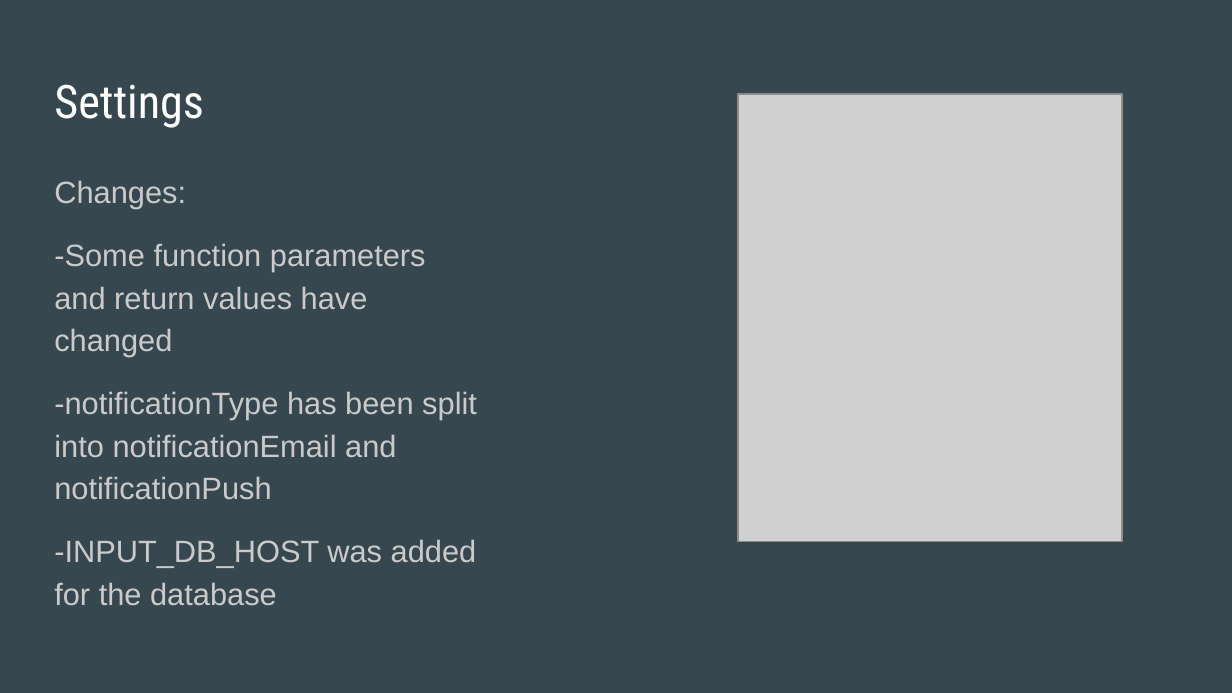
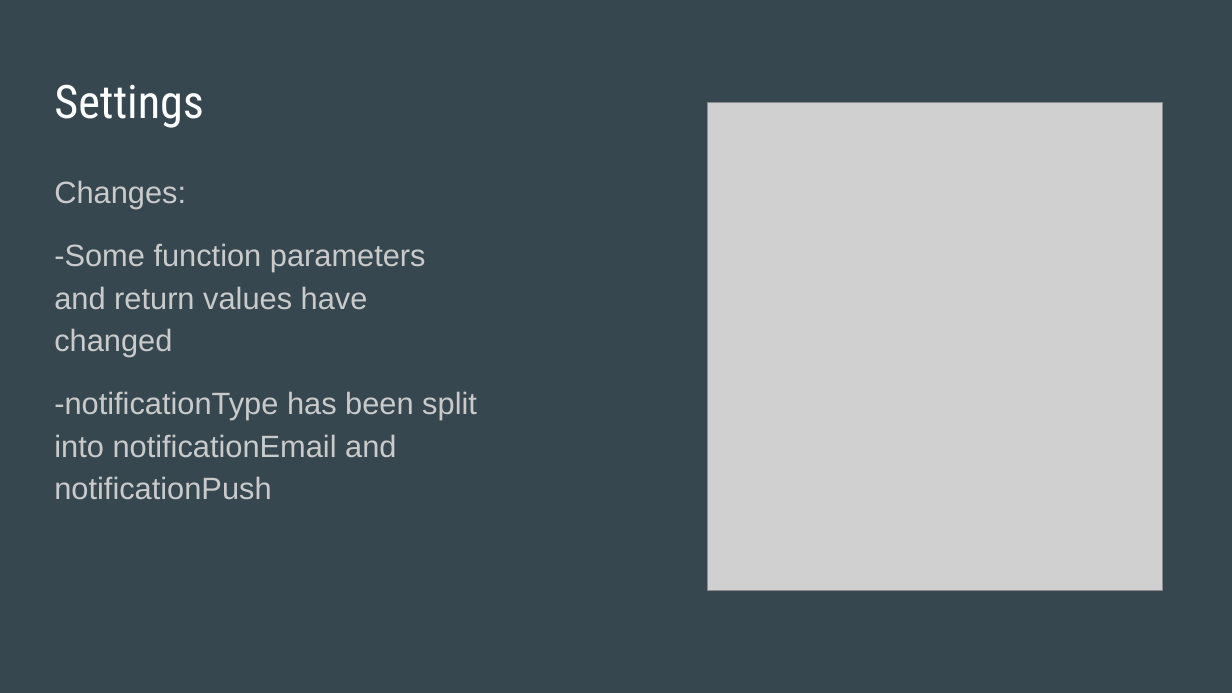
Before and after one commit to MatthewSpitzley/SimpleScheduler, a slide deck: slide 10 of documentation/Simple Scheduler Update Presentation.pptx (slide 8 before the commit). Drawn at 1232x693 pixels with LibreOffice and Linux fonts; fonts in the diff are those of the drawing; grey boxes stand for pictures. Boxes give left, top, right and bottom in pixels: in the first picture for what was removed or moved away, otherwise in the second. Text is boxed around its words. In the diff, an @@ line names an element or a change of style, - is before the commit and + after.

```diff
--- a/documentation/Simple Scheduler Update Presentation.pptx
+++ b/documentation/Simple Scheduler Update Presentation.pptx
@@ picture: place and size @@
-picture at <box>738,94,1122,541</box>
+picture at <box>708,102,1163,590</box>
@@ text at <box>54,539,477,605</box>: paragraph removed @@
--INPUT_DB_HOST was added for the database
```
Also in this commit, not shown: 3 other slides changed, 3 slides added, 1 slide removed, 2 other files.
